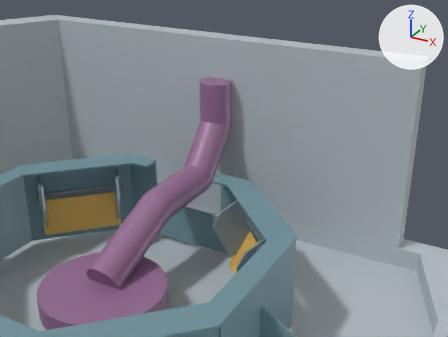
A saved change to the glTF model dist/assets/p4/radial_pan_detail.glb.
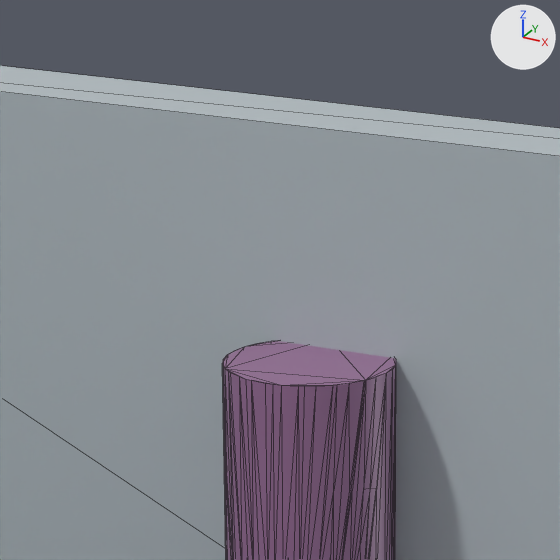
Each version is shown from a camera (50 mm lens) standing at (0.1679, -0.0755, 0.1902) and looking at (0.0139, 0.2044, 0.0502), then close up on the part from 35% to 58% of the width and 4% to 35% of the height. Lighting does not change. The marker at upper right points along +X, +Y and +Z. The older version's two pictures come first. The close-ups show mesh edges as thin lines. Where no turn or scale is listed for an object, it has been applied to the vertices. Vertices at exactly the same position are counted once.

Script lines for the objects in view, before the commit:
```python
me_mesh_0 = bpy.data.meshes.new('Mesh_0')
me_mesh_0.from_pydata(...)  # 32 vertices, 60 faces; spans x -0.158..0.158, y -0.015..0.237, z 0.0..0.118
me_mesh_0.materials.append(mat_reference_deep_sump_cutaway_assumed_interior_0)  # light grey #b8c2c7
me_mesh_2 = bpy.data.meshes.new('Mesh_2')
me_mesh_2.from_pydata(...)  # 1148 vertices, 2292 faces; spans x -0.009..0.009, y 0.1086..0.229, z 0.0167..0.095
me_mesh_2.materials.append(mat_reference_tube_route_unknown)  # purple #986f96
ob_reference_deep_sump_cutaway_assumed_interior_0 = bpy.data.objects.new('REFERENCE_deep_sump_cutaway_ASSUMED_INTERIOR_0', me_mesh_0)
ob_reference_deep_sump_cutaway_assumed_interior_0.location = (0.0, 0.0, 0.0)
ob_reference_tube_route_unknown = bpy.data.objects.new('REFERENCE_tube_route_UNKNOWN', me_mesh_2)
ob_reference_tube_route_unknown.location = (0.0, 0.0, 0.0)
```
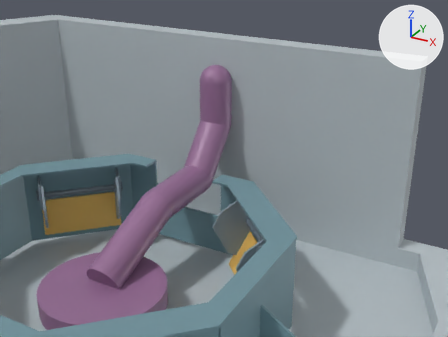
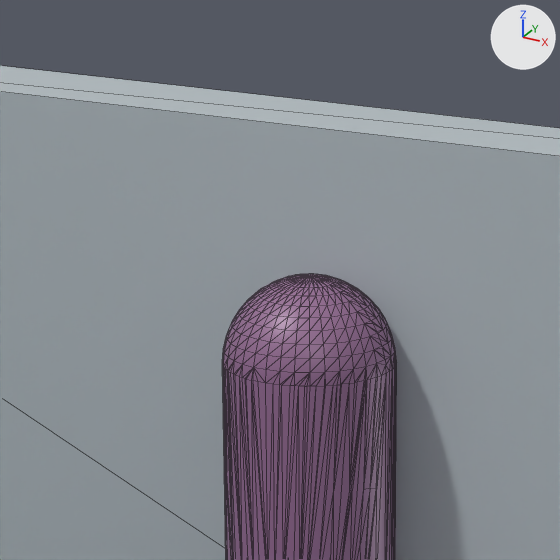
Boxes [x1, y1, x2, y2] around the edits, measured in the close-ups (560 x 560 px):
'REFERENCE_tube_route_UNKNOWN', reshaped: before [222, 341, 396, 560]; after [222, 274, 397, 560]
part 1 of me_mesh_2, added (purple): after [222, 274, 397, 560]

Patch to the scene script:
```diff
--- a/dist/assets/p4/radial_pan_detail.glb.py
+++ b/dist/assets/p4/radial_pan_detail.glb.py
@@ me_mesh_2 @@
 # used by ob_reference_tube_route_unknown; location = (0.0, 0.0, 0.0)
-me_mesh_2.from_pydata(...)  # 1148 vertices, 2292 faces; spans x -0.009..0.009, y 0.1086..0.229, z 0.0167..0.095
+me_mesh_2.from_pydata(...)  # 1552 vertices, 3100 faces; spans x -0.009..0.009, y 0.1086..0.229, z 0.0167..0.104
+# me_mesh_2 part 1: 404 vertices added at x -0.009..0.009, y 0.211..0.229, z 0.0892..0.104
 me_mesh_2.materials.append(mat_reference_tube_route_unknown)
```
